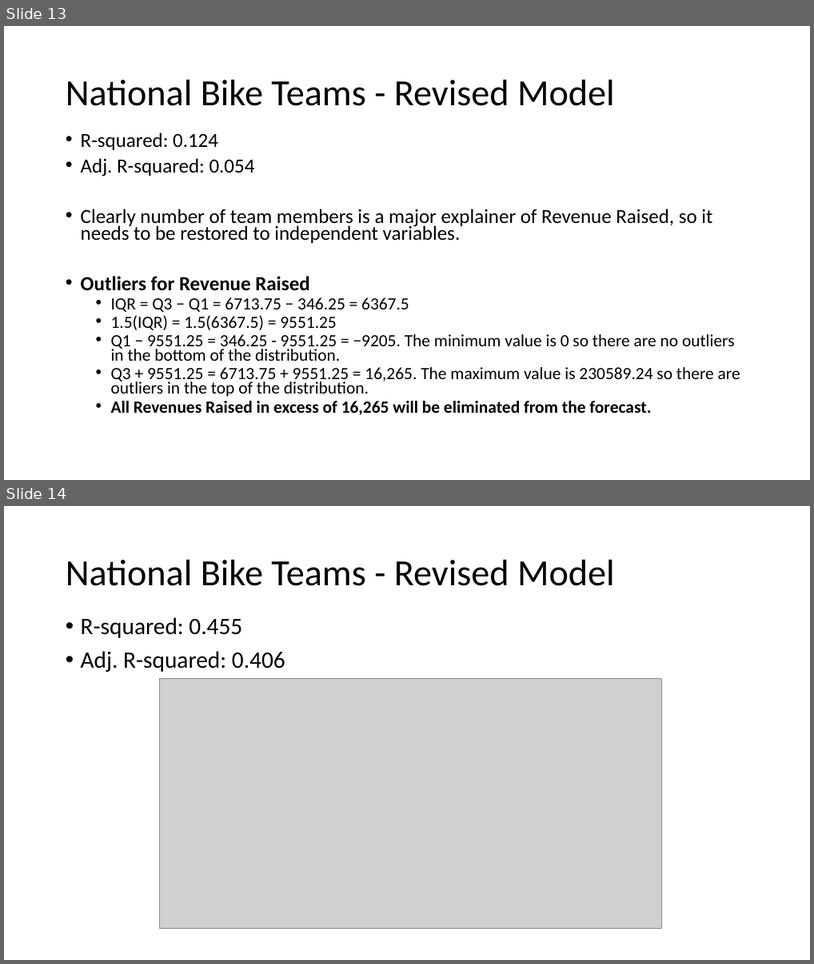
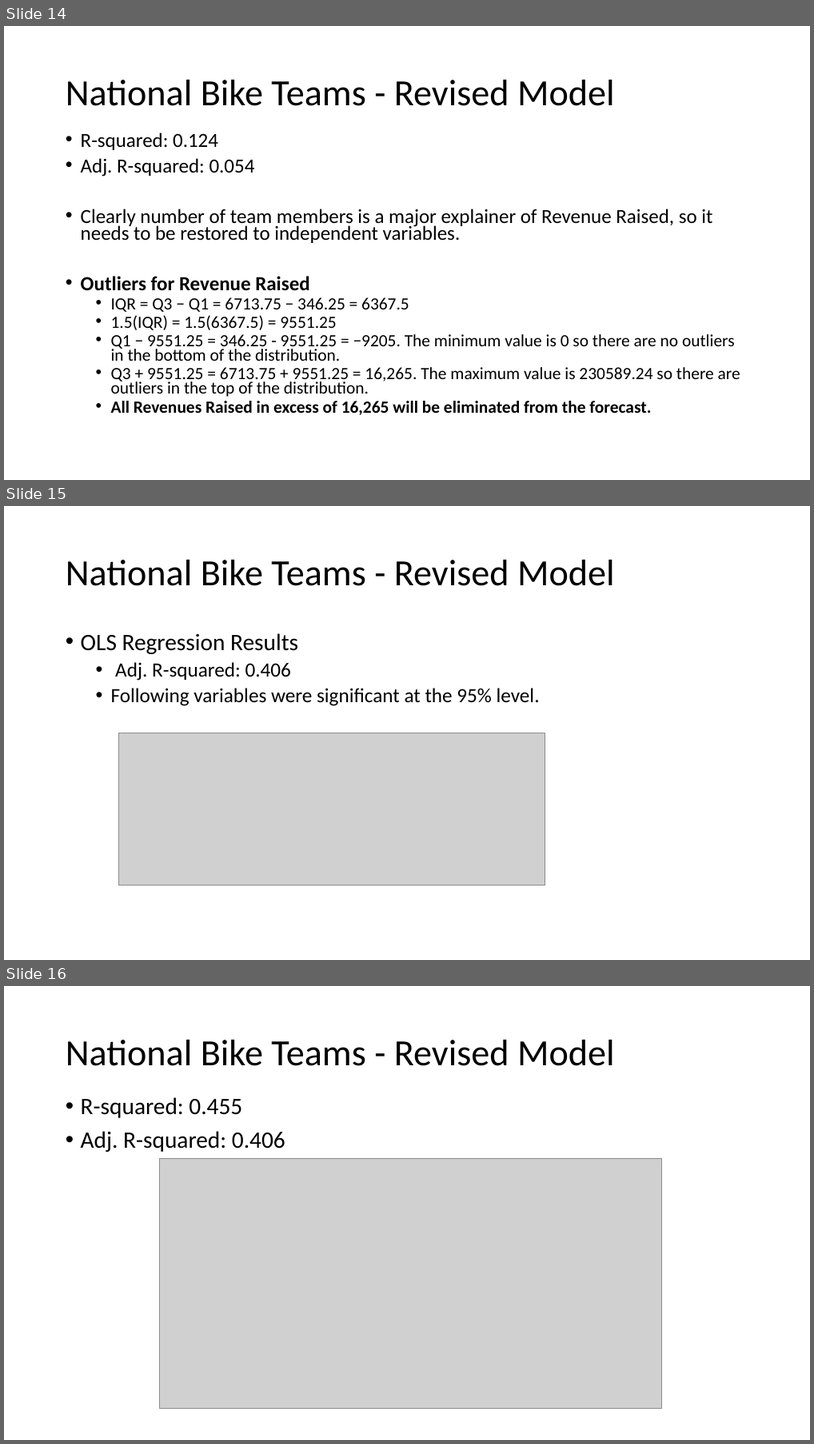
Before and after one commit to mills-jeffreyb/GENBA894, a slide deck: Mills_Jeff_CapstoneProject_Presentation_Revised Models.pptx. Shown one above the other, each under a label of ours: slides 13 and 14 before the commit, slides 14, 15 and 16 after it. The pictures are 814x964 and 814x1444 pixels, drawn with LibreOffice and Linux fonts; fonts in the diff are those of the drawing; grey boxes stand for pictures. Boxes give left, top, right and bottom in pixels: in the first picture for what was removed or moved away, otherwise in the second. Text is boxed around its words. In the diff, an @@ line names an element or a change of style, - is before the commit and + after.

```diff
--- a/Mills_Jeff_CapstoneProject_Presentation_Revised Models.pptx
+++ b/Mills_Jeff_CapstoneProject_Presentation_Revised Models.pptx
@@ slide 15 added at <box>4,506,810,960</box>, background #FFFFFF @@
@@ title added at <box>66,560,615,586</box>, 44 pt, text #000000 @@
+National Bike Teams - Revised Model
@@ text added at <box>81,633,540,706</box>, 24 pt, text #000000 @@
+• OLS Regression Results
+  • Adj. R-squared: 0.406
+  • Following variables were significant at the 95% level.
@@ picture added at <box>118,733,546,884</box> @@
@@ what was slide 13 is now slide 14 @@
@@ what was slide 14 is now slide 16 @@
```
Also in this commit, not shown: 1 other slide added.
